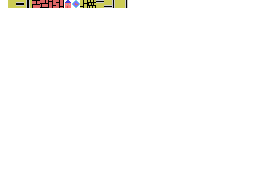
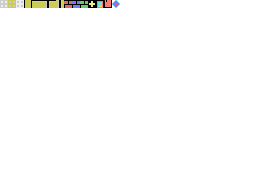
Comparing the layer stacks of the two w=256, h=192 images. Changes:
renamed "Capa 17" to "Capa 47", moved it above "Capa 46", painted on it over 24, 0, 54, 8
removed layer "Capa 14" over 9, 0, 80, 8
renamed "Capa 15" to "Capa 46", painted on it over 0, 0, 120, 8
removed layer "Capa 16" over 96, 0, 128, 8
